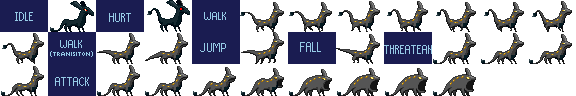
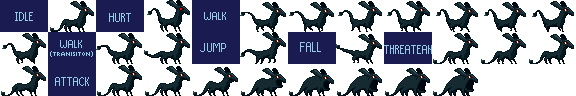
Before/after of a 576x96 layered artwork. What changed in the layer stack:
added layer "miasmaat" above "flats" over (x1=22, y1=0, x2=574, y2=91)
added layer "flats" above "smoglin.png #1" over (x1=4, y1=0, x2=572, y2=96)
showed "smoglin.png #1", painted on it over (x1=4, y1=0, x2=572, y2=96)
painted on "smoglin.png" over (x1=40, y1=0, x2=569, y2=80)
